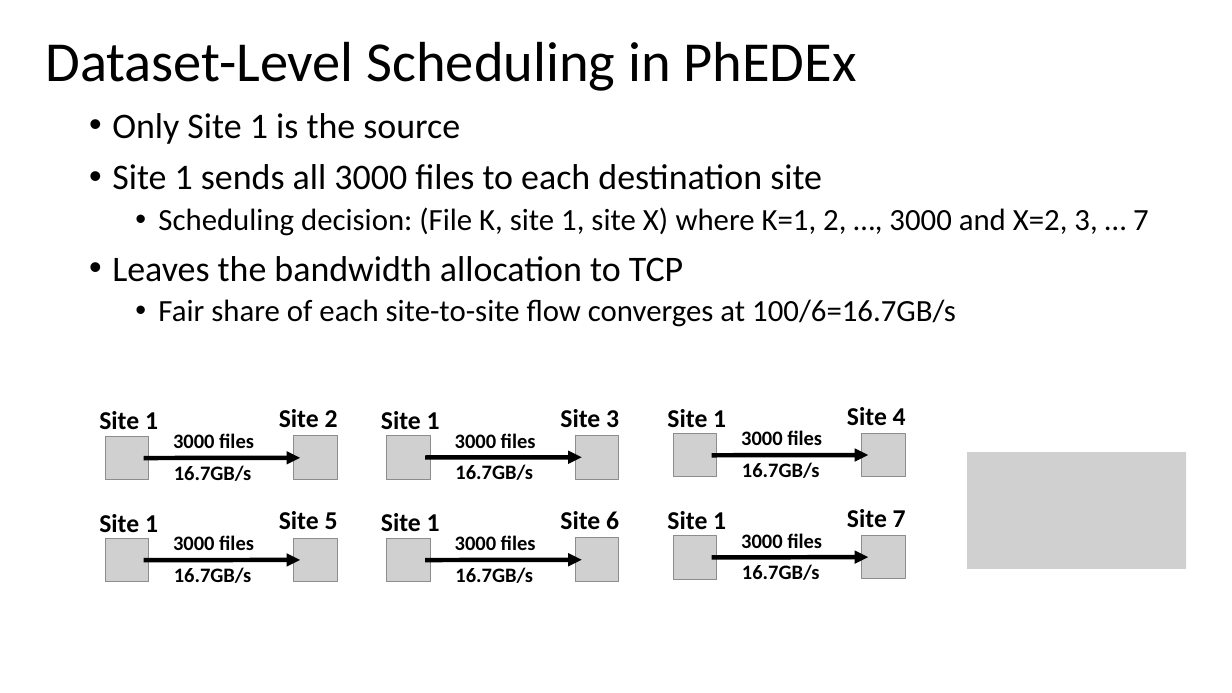
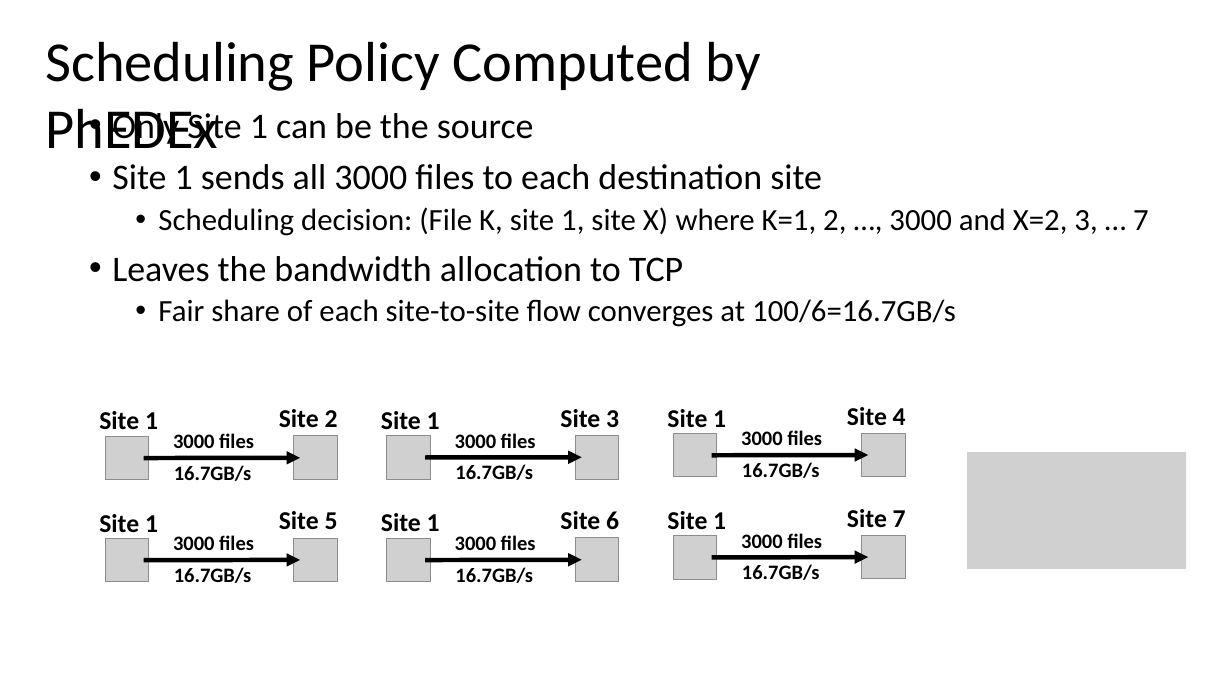
Before and after one commit to snlab/sc16, a slide deck: slide 5 of slides/cms-demo-v1.pptx (slide 3 before the commit). Drawn at 1232x693 pixels with LibreOffice and Linux fonts; fonts in the diff are those of the drawing; grey boxes stand for pictures. Boxes give left, top, right and bottom in pixels: in the first picture for what was removed or moved away, otherwise in the second. Text is boxed around its words. In the diff, an @@ line names an element or a change of style, - is before the commit and + after.

```diff
--- a/slides/cms-demo-v1.pptx
+++ b/slides/cms-demo-v1.pptx
@@ text at (45,41,761,148): text changed @@
-Dataset-Level Scheduling in PhEDEx
+Scheduling Policy Computed by PhEDEx
@@ text at (112,108,534,147): text changed @@
-• Only Site 1 is the source
+• Only Site 1 can be the source
```
Also in this commit, not shown: 6 other slides changed, 4 slides added, 2 slides removed.
